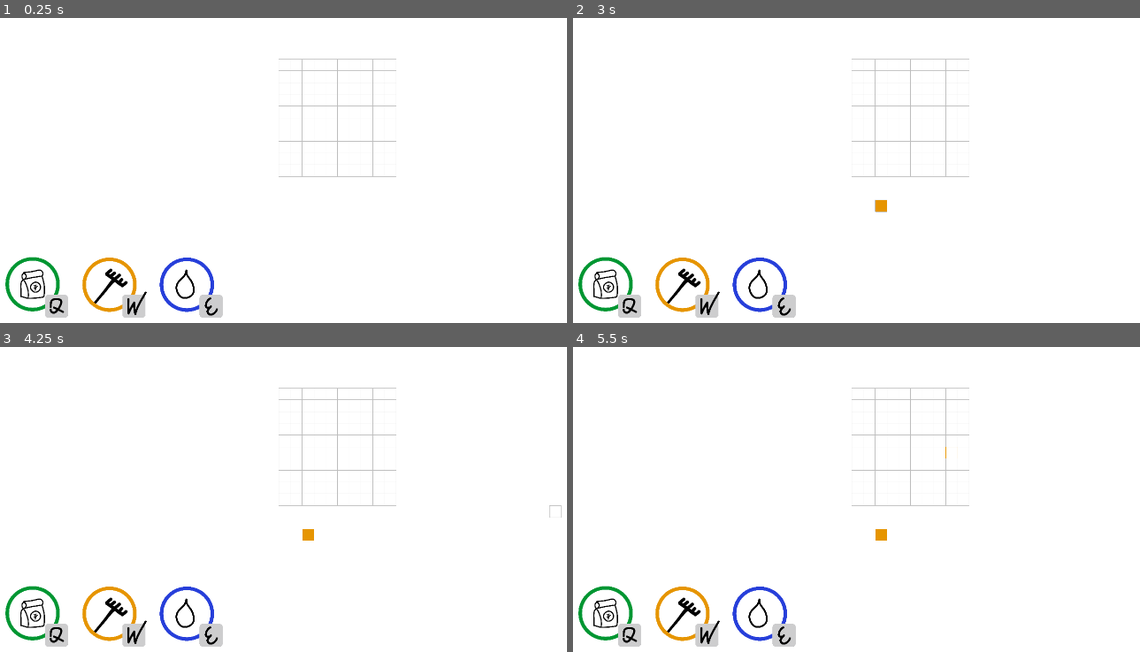
Above: before the commit, frames 1-4 (two rows, left to right).
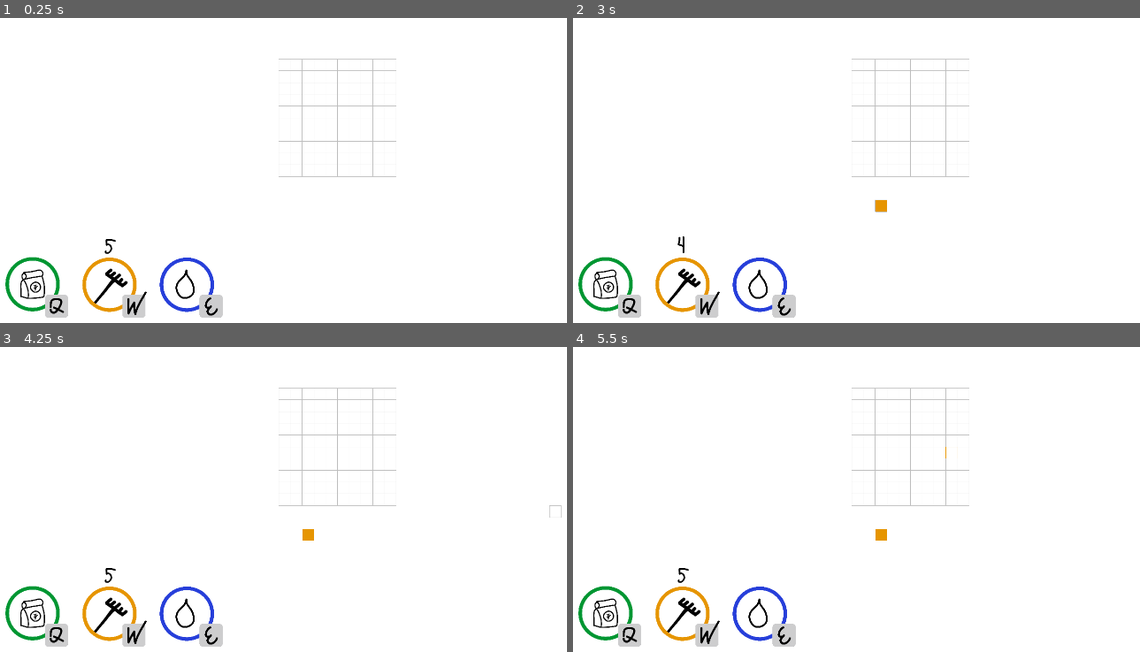
Above: after the commit, the same moments.

Repository: romaiy/gamedev-homework
Game: Godot game, scene res://scenes/main/main.tscn
Same seed, same stepped clock (60 frames per second), same inputs: the game is played once before the commit and once after it.
Inputs (mouse positions are in pixels of both pictures, inside the frame that each line leads up to):
- Up to frame 1 (0.25 s): no input
- Up to frame 2 (3 s): tap Enter at 0.5, 2 s; move the mouse to (1066, 109) at 0.52 s; hold Q (plant) 0.53-1.28 s; tap E (water) at 0.8, 1.35 s; tap Space at 1.25, 2.75 s; move the mouse to (771, 149) at 1.27 s; tap W (weed) at 1.55 s; move the mouse to (981, 39) at 2.02 s; hold W (weed) 2.03-2.78 s; tap Q (plant) at 2.3 s; move the mouse to (873, 207) at 2.77 s; click (873, 207) at 2.85 s
- Up to frame 3 (4.25 s): tap E (water) at 3.05 s; tap Enter at 3.5 s; move the mouse to (549, 517) at 3.52 s; hold Q (plant) from 3.53 s (still down); tap W (weed) at 3.8 s
- Up to frame 4 (5.5 s): tap Space at 4.25 s; move the mouse to (697, 398) at 4.27 s; release Q (plant) at 4.28 s; tap E (water) at 4.35, 5.3 s; tap Q (plant) at 4.55 s; move the mouse to (947, 456) at 5.02 s; hold W (weed) from 5.03 s (still down)

The runs differ from the first frame. In frame 1, less than 0.1% of the frame differs, in the area x 18-21%, y 72-78%; in frame 2, less than 0.1%; in frame 3, less than 0.1%; in frame 4, less than 0.1%.

Commit message:
feat: added charge mechanics

Diff:
--- /dev/null
+++ b/scenes/hud/hud.gd
@@ -0,0 +1,15 @@
+extends Node2D
+
+
+# Called when the node enters the scene tree for the first time.
+func _ready():
+	pass # Replace with function body.
+
+
+# Called every frame. 'delta' is the elapsed time since the previous frame.
+func _process(delta):
+	pass
+
+
+func _on_user_user_weeded(charges):
+	$CanvasGroup/weed/ChargesCount.text = str(charges)
--- a/scenes/hud/hud.tscn
+++ b/scenes/hud/hud.tscn
@@ -1,12 +1,14 @@
-[gd_scene load_steps=6 format=3 uid="uid://ddc30ltvi7iru"]
+[gd_scene load_steps=7 format=3 uid="uid://ddc30ltvi7iru"]
 
 [ext_resource type="Texture2D" uid="uid://decxtvnot8h2g" path="res://assets/icons/plant.png" id="1_itinc"]
 [ext_resource type="Texture2D" uid="uid://d3l6mtf65dv47" path="res://assets/icons/weed.png" id="1_ob66n"]
+[ext_resource type="Script" path="res://scenes/hud/hud.gd" id="1_wvdvv"]
 [ext_resource type="Texture2D" uid="uid://ckjjvn6l3ma1y" path="res://assets/icons/text-wrapper.png" id="2_g6bpl"]
 [ext_resource type="Texture2D" uid="uid://bise35vnsy7sf" path="res://assets/icons/water.png" id="3_1r50j"]
 [ext_resource type="FontFile" uid="uid://yyihm3blh2ec" path="res://assets/fonts/Kurochkalapkoi.ttf" id="3_ha6ov"]
 
 [node name="Hud" type="Node2D"]
+script = ExtResource("1_wvdvv")
 
 [node name="CanvasGroup" type="CanvasGroup" parent="."]
 
@@ -24,7 +26,7 @@
 scale = Vector2(1.2, 1.2)
 texture = ExtResource("2_g6bpl")
 
-[node name="Label" type="Label" parent="CanvasGroup/plant/Text-wrapper"]
+[node name="Q" type="Label" parent="CanvasGroup/plant/Text-wrapper"]
 anchors_preset = 8
 anchor_left = 0.5
 anchor_top = 0.5
@@ -59,7 +61,7 @@
 scale = Vector2(1.2, 1.2)
 texture = ExtResource("2_g6bpl")
 
-[node name="Label" type="Label" parent="CanvasGroup/weed/Text-wrapper"]
+[node name="W" type="Label" parent="CanvasGroup/weed/Text-wrapper"]
 anchors_preset = 8
 anchor_left = 0.5
 anchor_top = 0.5
@@ -80,6 +82,16 @@
 horizontal_alignment = 1
 vertical_alignment = 1
 
+[node name="ChargesCount" type="Label" parent="CanvasGroup/weed"]
+offset_left = 390.0
+offset_top = -280.0
+offset_right = 509.0
+offset_bottom = 116.0
+theme_override_colors/font_color = Color(0, 0, 0, 1)
+theme_override_fonts/font = ExtResource("3_ha6ov")
+theme_override_font_sizes/font_size = 330
+text = "0"
+
 [node name="water" type="Node2D" parent="CanvasGroup"]
 position = Vector2(460, 870)
 scale = Vector2(0.2, 0.2)
@@ -94,7 +106,7 @@
 scale = Vector2(1.2, 1.2)
 texture = ExtResource("2_g6bpl")
 
-[node name="Label" type="Label" parent="CanvasGroup/water/Text-wrapper"]
+[node name="E" type="Label" parent="CanvasGroup/water/Text-wrapper"]
 anchors_preset = 8
 anchor_left = 0.5
 anchor_top = 0.5
--- a/scenes/main/main.tscn
+++ b/scenes/main/main.tscn
@@ -19,3 +19,4 @@
 [connection signal="target_cell_change" from="user" to="grid" method="_on_user_target_cell_change"]
 [connection signal="user_action_change" from="user" to="grid" method="_on_user_user_action_change"]
 [connection signal="user_clicked" from="user" to="farm" method="add_active_cell"]
+[connection signal="user_weeded" from="user" to="Hud" method="_on_user_user_weeded"]
--- a/scenes/user/user.gd
+++ b/scenes/user/user.gd
@@ -4,8 +4,13 @@
 signal user_action_change
 signal user_clicked
 
+signal user_weeded
+
+var max_weed_charges = 5
+var current_weed_charges = max_weed_charges
+
 func _ready():
-	pass
+	user_weeded.emit(current_weed_charges)
 
 func _process(_delta):
 	if Input.is_action_pressed("plant"):
@@ -40,7 +45,19 @@
 	user_clicked.emit(pos)
 
 func handleWeed(pos: Vector2):
+	if current_weed_charges == 0: return
+	current_weed_charges -= 1
+	$WeedRechargeTimer.start()
+	user_weeded.emit(current_weed_charges)
 	user_clicked.emit(pos)
 
 func handleWater(pos: Vector2):
 	user_clicked.emit(pos)
+
+
+func _on_weed_recharge_timer_timeout():
+	current_weed_charges += 1
+	user_weeded.emit(current_weed_charges)
+
+	if current_weed_charges < max_weed_charges:
+		$WeedRechargeTimer.start()
--- a/scenes/user/user.tscn
+++ b/scenes/user/user.tscn
@@ -4,3 +4,8 @@
 
 [node name="User" type="Node2D"]
 script = ExtResource("1_12vdd")
+
+[node name="WeedRechargeTimer" type="Timer" parent="."]
+one_shot = true
+
+[connection signal="timeout" from="WeedRechargeTimer" to="." method="_on_weed_recharge_timer_timeout"]
